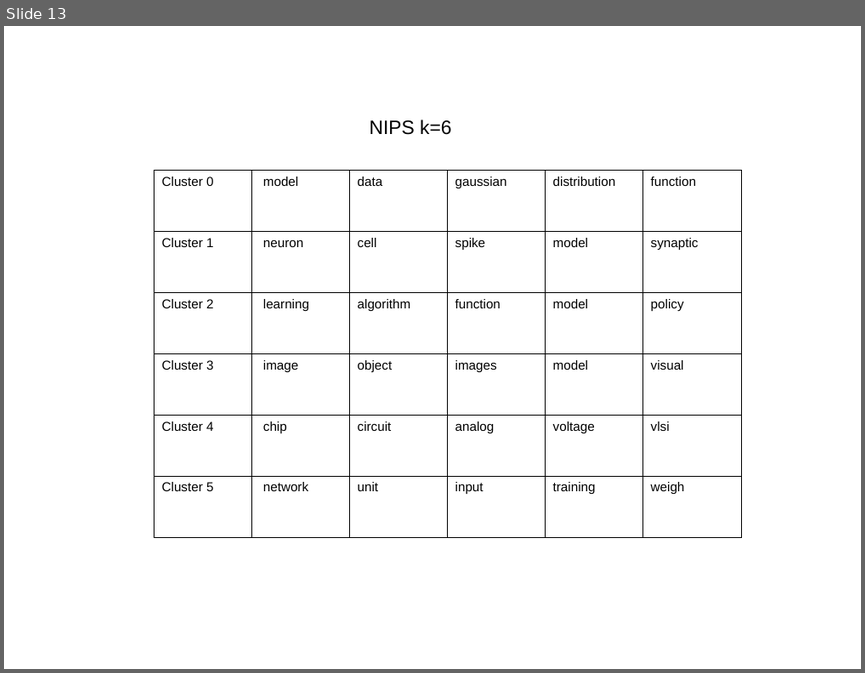
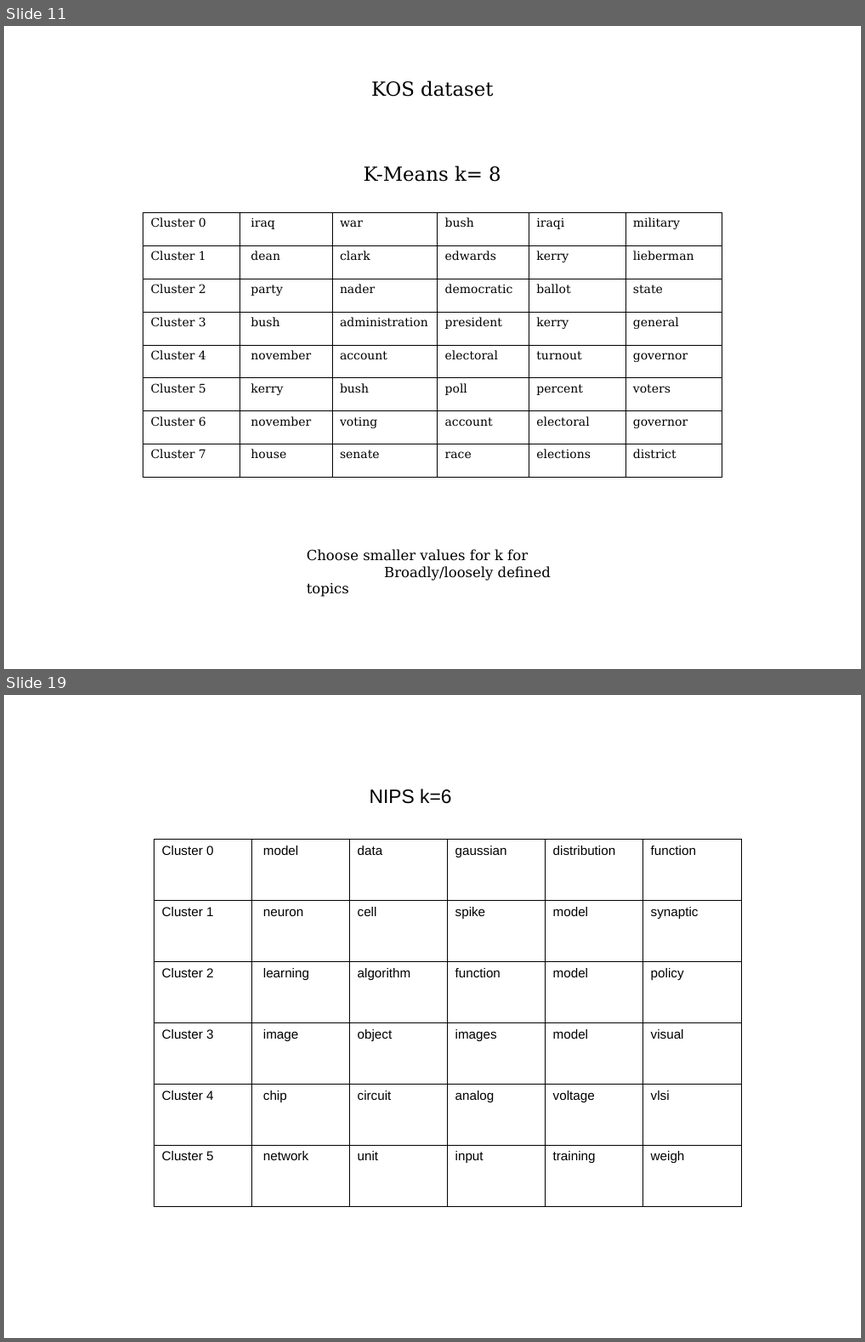
Before and after one commit to vitalv/doc-clustering-topic-modeling, a slide deck: doc-clustering-topic-modeling.odp. Shown one above the other, each under a label of ours: slide 13 before the commit, slides 11 and 19 after it; the slides between them are not shown. The pictures are 865x673 and 865x1342 pixels, drawn with LibreOffice and Linux fonts; fonts in the diff are those of the drawing. Boxes give left, top, right and bottom in pixels: in the first picture for what was removed or moved away, otherwise in the second. Text is boxed around its words. In the diff, an @@ line names an element or a change of style, - is before the commit and + after.

```diff
--- a/doc-clustering-topic-modeling.odp
+++ b/doc-clustering-topic-modeling.odp
@@ slide 11 added at (4, 26, 861, 669), background #FFFFFF @@
@@ text added at (371, 80, 493, 97), 18 pt, text #000000 @@
+KOS dataset
@@ text added at (364, 165, 501, 182), 18 pt, text #000000 @@
+K-Means k= 8
@@ table added at (143, 213, 721, 477), 8 rows, 6 columns @@
+Cluster 0 | iraq | war | bush | iraqi | military
+Cluster 1 | dean | clark | edwards | kerry | lieberman
+Cluster 2 | party | nader | democratic | ballot | state
+Cluster 3 | bush | administration | president | kerry | general
+Cluster 4 | november | account | electoral | turnout | governor
+Cluster 5 | kerry | bush | poll | percent | voters
+Cluster 6 | november | voting | account | electoral | governor
+Cluster 7 | house | senate | race | elections | district
@@ text added at (307, 549, 551, 580), 13 pt, text #000000 @@
+Choose smaller values for k for
+Broadly/loosely defined topics
@@ what was slide 13 is now slide 19 @@
```
Also in this commit, not shown: 2 slides changed, 9 other slides added, 4 slides removed, 5 other files.
